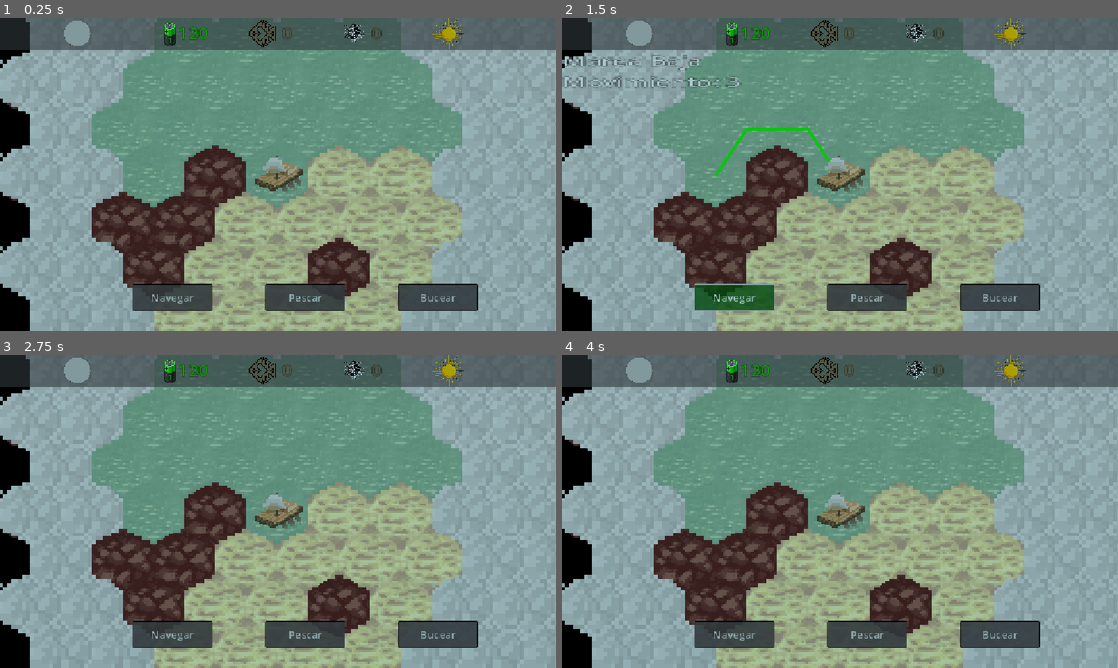
Above: before the commit, frames 1-4 (two rows, left to right).
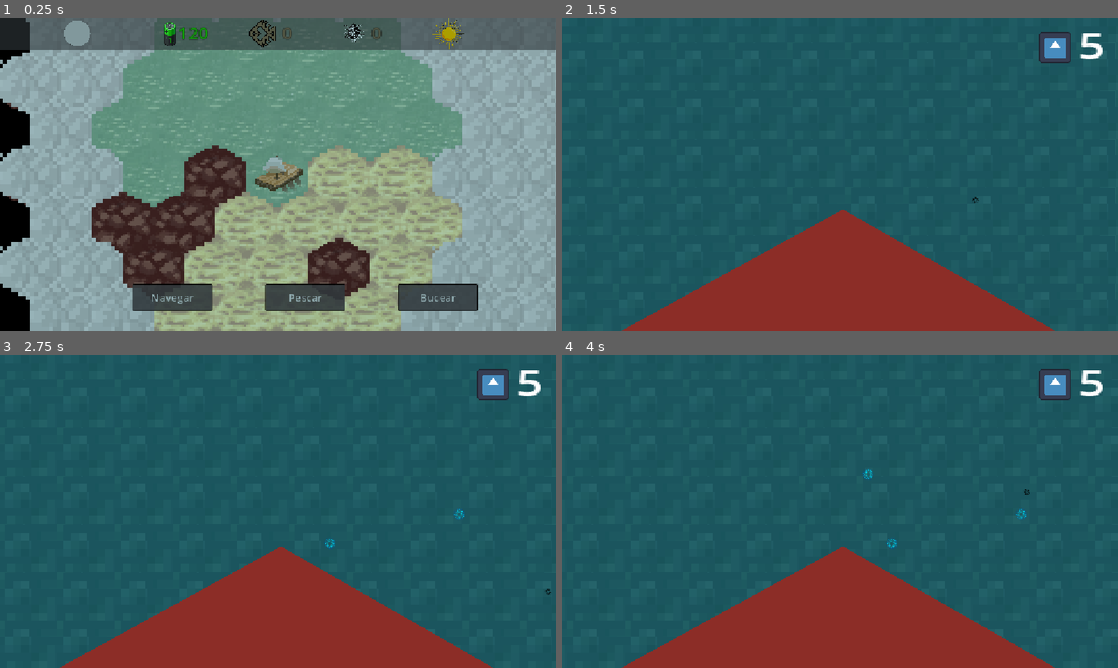
Above: after the commit, the same moments.

Repository: dabantoibarguen/Mullu-PGJ2026
Game: Godot game, scene res://navegacion/navegacion.tscn
Same seed, same stepped clock (60 frames per second), same inputs: the game is played once before the commit and once after it. The engine's default icon, where the game draws it, is replaced by a stand-in: a white triangle on a blue panel in a dark square.
Inputs (mouse positions are in pixels of both pictures, inside the frame that each line leads up to):
- Up to frame 1 (0.25 s): no input
- Up to frame 2 (1.5 s): tap Enter at 0.5 s; move the mouse to (962, 158) at 0.52 s; hold Right (ui_right) 0.53-1.28 s; tap P at 0.6 s; tap Space at 0.77 s; tap Q at 0.8, 1.35 s; move the mouse to (728, 190) at 1.27 s; hold Down (ui_down) from 1.28 s (still down)
- Up to frame 3 (2.75 s): tap Space at 1.52 s; tap P at 1.55, 2.1 s; move the mouse to (333, 442) at 2.02 s; release Down (ui_down) at 2.03 s; hold Right (ui_right) from 2.03 s (still down); tap Q at 2.3 s
- Up to frame 4 (4 s): move the mouse to (812, 574) at 2.77 s; release Right (ui_right) at 2.78 s; hold Up (ui_up) 2.78-3.53 s; tap Q at 2.85, 3.8 s; tap Space at 3.02, 3.77 s; tap P at 3.05, 3.6 s; move the mouse to (1006, 558) at 3.52 s; hold Left (ui_left) from 3.53 s (still down)

The runs differ from the first frame. In frame 1, 1.1% of the frame differs, in the area x 17-83%, y 10-59%; in frame 2, 100%, in the area x 0-100%, y 0-100%; in frame 3, 100%; in frame 4, 100%.

Commit message:
Button shortcuts added with tooltips. Audio streams started

Diff:
--- a/buceo/buceador.gd
+++ b/buceo/buceador.gd
@@ -3,7 +3,7 @@
 @onready var soga = %Soga
 var playing = false
 
-var speed = 250
+var speed = 175
 
 func _ready() -> void:
 	soga.add_point(Vector2(0, -20))
--- a/buceo/buceo.tscn
+++ b/buceo/buceo.tscn
@@ -8,6 +8,7 @@
 [ext_resource type="Shader" uid="uid://de3ceajghuhl0" path="res://pesca/overlay/blur.gdshader" id="5_uhecx"]
 [ext_resource type="PackedScene" uid="uid://do1vx4b05weqp" path="res://buceo/snip_game.tscn" id="6_jhcbv"]
 [ext_resource type="PackedScene" uid="uid://bs3xrbe6381kf" path="res://buceo/buceo_ui.tscn" id="8_25cln"]
+[ext_resource type="AudioStream" uid="uid://di6ob3w6bri6a" path="res://buceo/assets/Buseo.mp3" id="9_ms8d1"]
 
 [sub_resource type="Gradient" id="Gradient_5y4bw"]
 offsets = PackedFloat32Array(0, 0.19339623)
@@ -190,4 +191,10 @@
 z_index = 5
 scale = Vector2(10.82, 10)
 
+[node name="BGM_Buceo" type="AudioStreamPlayer" parent="." unique_id=923095919]
+stream = ExtResource("9_ms8d1")
+autoplay = true
+parameters/looping = true
+
 [node name="CanvasLayer" parent="." unique_id=732940682 instance=ExtResource("8_25cln")]
+layer = 7
--- a/buceo/buceo_ui.tscn
+++ b/buceo/buceo_ui.tscn
@@ -5,7 +5,7 @@
 [node name="CanvasLayer" type="CanvasLayer" unique_id=732940682]
 
 [node name="OxygenControl" type="Control" parent="." unique_id=1742875160]
-z_index = 8
+z_index = 5
 layout_mode = 3
 anchors_preset = 0
 offset_right = 40.0
@@ -14,6 +14,7 @@
 
 [node name="OxygenBar" type="ProgressBar" parent="OxygenControl" unique_id=1268160214]
 unique_name_in_owner = true
+z_index = 5
 layout_mode = 0
 offset_left = 72.0
 offset_top = 23.0
--- a/navegacion/control-navegacion.gd
+++ b/navegacion/control-navegacion.gd
@@ -17,6 +17,7 @@
 	set(e):
 		energy = e
 		menu.update_energy(e)
+		# Hacer ciclico, cambiar basado en inicial
 		if(energy <= 40 and hora == "Tarde"):
 			cambio_noche()
 		elif(energy <= 80 and hora == "Mañana"):
--- a/navegacion/nav_menu.tscn
+++ b/navegacion/nav_menu.tscn
@@ -68,6 +68,7 @@
 offset_top = 500.9091
 offset_right = 400.0
 offset_bottom = 550.90906
+tooltip_text = "Presiona \"Espacio\""
 theme_override_font_sizes/font_size = 20
 theme_override_styles/normal = SubResource("StyleBoxFlat_in4ql")
 theme_override_styles/pressed = SubResource("StyleBoxFlat_0lkfs")
@@ -81,6 +82,7 @@
 offset_top = 500.9091
 offset_right = 650.0
 offset_bottom = 550.90906
+tooltip_text = "Presiona \"P\""
 theme_override_font_sizes/font_size = 20
 theme_override_styles/normal = SubResource("StyleBoxFlat_in4ql")
 theme_override_styles/pressed = SubResource("StyleBoxFlat_0lkfs")
@@ -93,6 +95,7 @@
 offset_top = 500.9091
 offset_right = 900.0
 offset_bottom = 550.90906
+tooltip_text = "Presiona \"Q\""
 theme_override_font_sizes/font_size = 20
 theme_override_styles/normal = SubResource("StyleBoxFlat_in4ql")
 theme_override_styles/pressed = SubResource("StyleBoxFlat_0lkfs")
--- a/navegacion/navegacion.tscn
+++ b/navegacion/navegacion.tscn
@@ -7,6 +7,7 @@
 [ext_resource type="Texture2D" uid="uid://c3i8jvr4fu61" path="res://navegacion/assets/tiles1.png" id="3_yl48w"]
 [ext_resource type="Script" uid="uid://dkc5445skki3v" path="res://navegacion/fog.gd" id="5_hs310"]
 [ext_resource type="PackedScene" uid="uid://dmpgjq1kutci1" path="res://navegacion/nav_menu.tscn" id="6_bws8q"]
+[ext_resource type="AudioStream" uid="uid://bu6m44jcgqj1j" path="res://navegacion/assets/Nubes y el Azul.mp3" id="8_0jc1b"]
 
 [sub_resource type="TileSetAtlasSource" id="TileSetAtlasSource_0jc1b"]
 texture = ExtResource("3_yl48w")
@@ -153,3 +154,8 @@
 blend_mode = 1
 range_layer_max = 2
 texture = SubResource("GradientTexture2D_nlynv")
+
+[node name="BGM_Nav" type="AudioStreamPlayer" parent="." unique_id=1603502697]
+stream = ExtResource("8_0jc1b")
+autoplay = true
+parameters/looping = true
--- a/navegacion/navegar.gd
+++ b/navegacion/navegar.gd
@@ -10,8 +10,9 @@
 @onready var tree = get_tree()
 @onready var navMenu = %NavMenu
 
-var tile_cost = 5
 # Update with blessings and/or other perks
+var tile_cost = 2
+
 var tile_type
 
 var painted_tiles = []
@@ -112,6 +113,14 @@
 			navegar()
 			var navigationButton = navMenu.navBtn
 			navigationButton.button_pressed = !navigationButton.button_pressed
+		elif ev.keycode == KEY_P:
+			pescar()
+			var pescaButton = navMenu.pescaBtn
+			pescaButton.button_pressed = !pescaButton.button_pressed
+		if ev.keycode == KEY_Q:
+			bucear()
+			var buceoButton = navMenu.buceoBtn
+			buceoButton.button_pressed = !buceoButton.button_pressed
 
 func pause_nav():
 	standby = true
@@ -146,12 +155,11 @@
 
 func pescar():
 	nav.energy -= 3
-	var profundidad = valid_tiles.get(get_cell_atlas_coords(boat.cur_coords))
-	print(profundidad)
-	var pescar = pesca_game.instantiate()
+	#var profundidad = valid_tiles.get(get_cell_atlas_coords(boat.cur_coords))
+	var pesca = pesca_game.instantiate()
 	pause_nav()
-	pescar.connect("resultado_pesca", add_fish)
-	nav.add_sibling(pescar)
+	pesca.connect("resultado_pesca", add_fish)
+	nav.add_sibling(pesca)
 
 func bucear():
 	nav.energy -= 3
@@ -174,9 +182,9 @@
 		if(!moving and path_to_target == []):
 			# Finding the path ahead of time to get the navigated distance
 			if cell_atlas in invalid_tiles:
-				return
 				msg = (str(invalid_tiles.get(cell_atlas))
 				+ "\nInvalido")
+				return
 				#boat.label.text = msg
 			else:
 				path_to_target = find_path(boat.cur_coords, hovered_cell)
--- a/pesca/indicadores_pesca.gd
+++ b/pesca/indicadores_pesca.gd
@@ -9,7 +9,7 @@
 func _ready() -> void:
 	catch.wait_time = 1
 	anim.play("Spin")
-	timer.wait_time = 1.5
+	timer.wait_time = 2.5
 	timer.start()
 
 func _on_body_entered(body: Node2D) -> void:
@@ -19,7 +19,6 @@
 
 
 func _on_body_exited(body: Node2D) -> void:
-	print("What")
 	body.speed = 400
 	timer.paused = false
 	catch.stop()
--- a/pesca/pesca_main.gd
+++ b/pesca/pesca_main.gd
@@ -100,5 +100,12 @@
 
 	return p1 + r1 * (p2 - p1) + r2 * (p3 - p1)
 
+
+func _input(ev: InputEvent) -> void:
+	if ev is InputEventKey:
+		if ev.is_pressed() and ev.keycode == KEY_ESCAPE:
+			resultado_pesca.emit(pescados)
+			queue_free()
+
 func _physics_process(_delta: float) -> void:
 	pass
--- a/pesca/pesca_main.tscn
+++ b/pesca/pesca_main.tscn
@@ -121,7 +121,7 @@
 position = Vector2(19, 623)
 scale = Vector2(500, 500)
 color = Color(1, 0, 1, 0)
-polygon = PackedVector2Array(0, 0, 0, -1.2, 2.25, -1.2, 2.25, 0, 2.05, 0, 1.7260001, -0.23000002, 1.128, -0.53800005, 0.568, -0.272, 0.2, 0)
+polygon = PackedVector2Array(0, 0, 0, -1.2, 1.876, -1.194, 1.8720001, -1.026, 2.244, -1.0300001, 2.25, 0, 2.05, 0, 1.7260001, -0.23000002, 1.128, -0.53800005, 0.568, -0.272, 0.2, 0)
 
 [node name="Spawn" type="Timer" parent="." unique_id=1916346328]
 
@@ -157,16 +157,18 @@
 position = Vector2(576, 324)
 
 [node name="Durabilidad" type="Label" parent="." unique_id=352204426]
-offset_left = 1048.0
-offset_top = 14.0
-offset_right = 1088.0
-offset_bottom = 72.0
+z_index = 3
+offset_left = 1069.0
+offset_top = 6.0000005
+offset_right = 1109.0
+offset_bottom = 64.0
 scale = Vector2(2.347173, 1.7461473)
 theme_override_font_sizes/font_size = 42
 text = "0"
 
 [node name="Icon" type="Sprite2D" parent="." unique_id=1415150823]
-position = Vector2(1001, 68.99999)
+z_index = 3
+position = Vector2(1022, 60.999992)
 scale = Vector2(0.52372324, 0.50757456)
 texture = ExtResource("7_2jept")
 
Not shown, added: buceo/assets/Buseo.mp3.import
Not shown, added: navegacion/assets/Nubes y el Azul.mp3.import
Not shown, added: buceo/assets/Buseo.mp3
Not shown, added: buceo/assets/boat (day).mpeg
Not shown, added: navegacion/assets/Nubes y el Azul.mp3
Not shown, added: navegacion/assets/boat (day).mpeg
